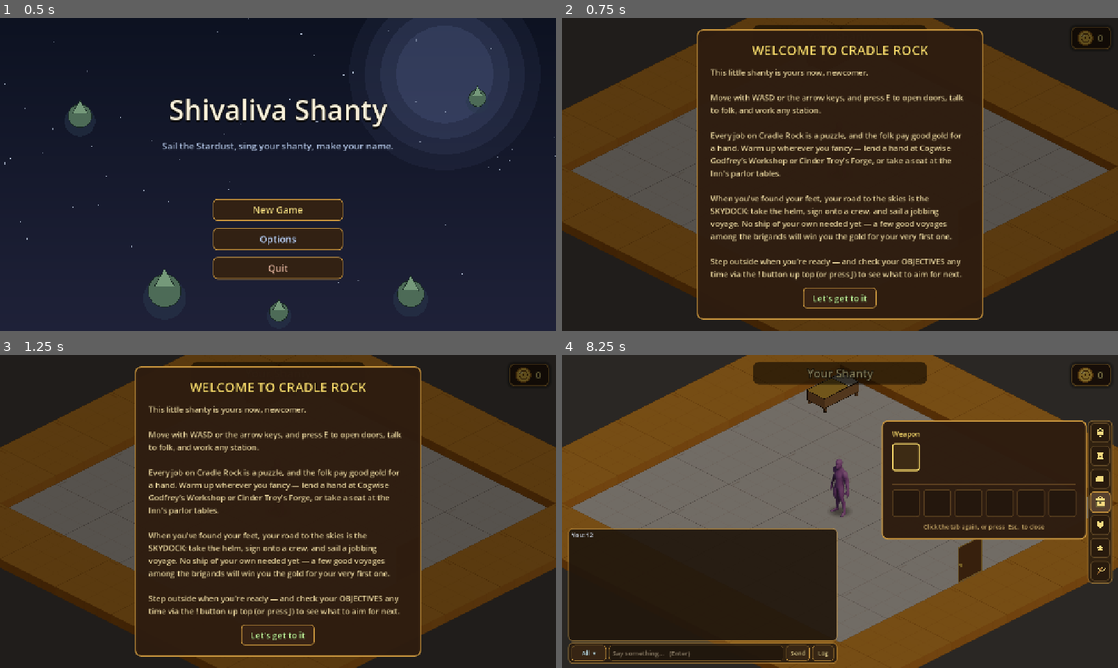
Above: before the commit, frames 1-4 (two rows, left to right).
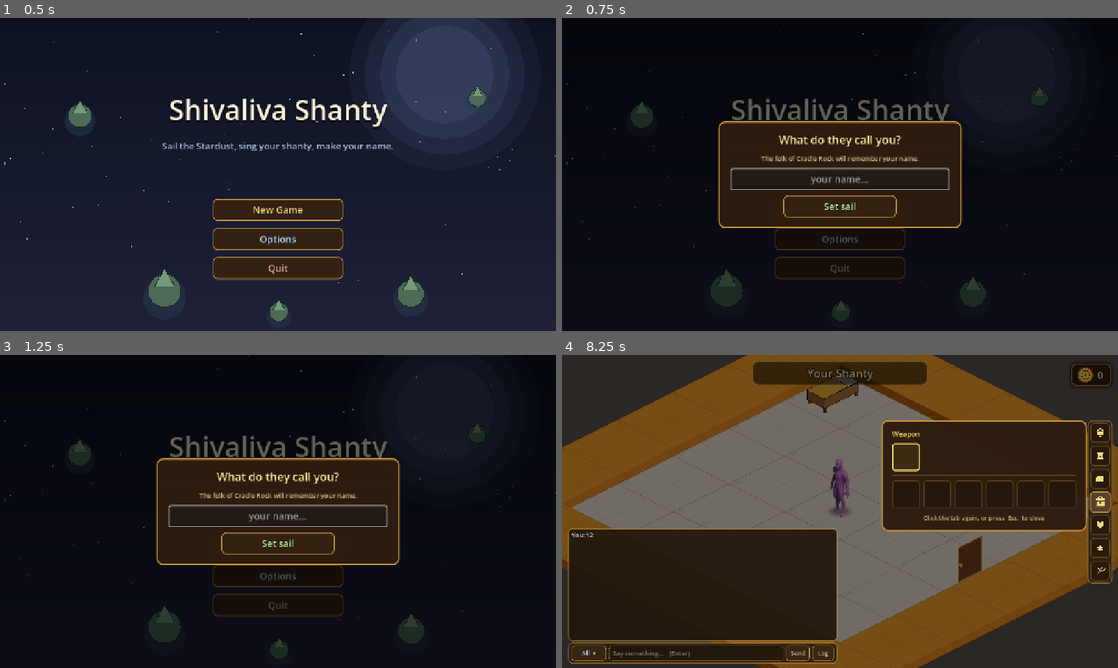
Above: after the commit, the same moments.

Repository: TairoyZone/shivaliva-shanty
Game: Godot game, scene res://main.tscn
Same seed, same stepped clock (60 frames per second), same inputs: the game is played once before the commit and once after it.
Inputs (mouse positions are in pixels of both pictures, inside the frame that each line leads up to):
- Up to frame 1 (0.5 s): no input
- Up to frame 2 (0.75 s): click "New Game" at 0.5 s
- Up to frame 3 (1.25 s): no input
- Up to frame 4 (8.25 s): click (840, 542) at 1.25 s, where only the run after the commit has a clickable "Set sail"; click "Let's get to it" at 2 s; click (695, 652) at 2.77 s; type "12" at 2.85 s; click "All ▾" at 3.5 s; click "Send" at 4.25 s; click "Log" at 5 s; click "0" at 5.75 s; click (1101, 455) at 6.52 s; click (1101, 480) at 7.27 s; click (1101, 502) at 8.02 s

Frame 1 is identical in both runs. In frame 2, 74% of the frame differs, in the area x 0-100%, y 0-100%; in frame 3, 74%; in frame 4, 2.4%.

Commit message:
feat(identity): name yourself at New Game; the cast knows + remembers it
Troy 2026-06-10: "I should be able to type out my name when I create a new game,
so my name shall be remembered." This is also the PERMANENT name memory that the
raw last-16-turns chat history can't guarantee.

- New Game now pops a "What do they call you?" prompt (title-screen modal,
  mirrors the overwrite-confirm pattern; Enter or "Set sail" submits; empty
  defaults to "Traveller").
- PlayerState.player_name (persisted, save/load/clear) + set_player_name()
  (trim, cap 20).
- NpcBrain.compose_system folds the name in ("the traveller is named X — use it
  naturally") so the whole cast addresses + remembers it, private + room chat.

Also in this pass:
- Cleared two warnings: player_state shadowed the built-in log() (var ->
  entries); npc_brain cold_offense_line() was static-called-on-instance (made
  it an instance method).
- Weapon slot is now ICON-ONLY: dropped the redundant checkmark + name label
  (with the single equip slot the check says nothing and the name dupes the
  icon + "Weapon" header; hover tooltip still names it). Troy's call.

Co-Authored-By: Claude Opus 4.8 (1M context) <noreply@anthropic.com>

Diff:
--- a/autoloads/npc_brain.gd
+++ b/autoloads/npc_brain.gd
@@ -273,6 +273,9 @@
 	if not here.is_empty():
 		parts.append(here)   # environment awareness: the ACTUAL room they're standing in right now
 	parts.append(GameClock.prompt_line())   # TIME OF DAY so greetings match the hour (not always "evening")
+	if not PlayerState.player_name.is_empty():
+		# The player named themselves at New Game — the cast knows + remembers it (permanent, never trims out).
+		parts.append("The traveller before you is named %s — you know them by that name; use it naturally when it fits (don't overuse it)." % PlayerState.player_name)
 	parts.append(ISLAND_GAZETTEER)   # world-map grounding so directions/whereabouts are real, not invented
 	var pronoun_roster : String = _cast_pronouns_block()
 	if not pronoun_roster.is_empty():
@@ -358,7 +361,7 @@
 const COLD_OFFENSE_LINES : Array[String] = [
 	"Watch your mouth.", "We're done talking.", "Mind yourself.", "I've nothing to say to that.", "That's enough."]
 
-static func cold_offense_line() -> String:
+func cold_offense_line() -> String:   # instance method (called on the NpcBrain autoload from both paths)
 	return COLD_OFFENSE_LINES[randi() % COLD_OFFENSE_LINES.size()]
 
 ## How long after a duel the NPC treats the result as "just now" in chat (the post-fight beat). Past this, the
--- a/autoloads/player_state.gd
+++ b/autoloads/player_state.gd
@@ -209,6 +209,10 @@
 ## it so greetings match the hour. A plain persisted field (no setter — GameClock writes it every frame; the
 ## normal save cycle + quit persist it). Fresh game starts at 08:00. See game_clock.gd.
 var game_minutes : float = 480.0
+## The player's chosen name (typed at New Game) — the cast addresses + permanently REMEMBERS it (this is the
+## name that doesn't fade from chat history). "" = unnamed (chat falls back to "traveller"). Persisted; set via
+## [method set_player_name]. See [NpcBrain.compose_system]. (Troy 2026-06-10.)
+var player_name : String = ""
 
 ## Persistent per-ship CONDITION, keyed by ship id → {"open_holes": int}. The ACTIVE ship's holes
 ## drive the Loft's Stardust rise (more holes ⇒ floods faster) + the sink; the Patchworks seals them.
@@ -1409,8 +1413,8 @@
 ## Empty for an NPC you've never chatted with. See [NpcBrain.enter_chat].
 func npc_chat_history(npc_name: String) -> Array:
 
-	var log : Array = npc_chat_log.get(npc_name, [])
-	return log.duplicate(true)
+	var entries : Array = npc_chat_log.get(npc_name, [])
+	return entries.duplicate(true)
 
 
 ## Persist the chat history with [param npc_name] (bounded to the last NPC_CHAT_LOG_CAP turns). Called by
@@ -1423,6 +1427,13 @@
 	if trimmed.size() > NPC_CHAT_LOG_CAP:
 		trimmed = trimmed.slice(trimmed.size() - NPC_CHAT_LOG_CAP)
 	npc_chat_log[npc_name] = trimmed.duplicate(true)
+	_save()
+
+
+## Set + persist the player's name (typed at New Game). Trimmed + capped at 20 chars.
+func set_player_name(new_name: String) -> void:
+
+	player_name = new_name.strip_edges().left(20)
 	_save()
 
 
@@ -1950,6 +1961,7 @@
 	ship_custom_names = {}
 	active_ship = ""
 	game_minutes = 480.0   # a fresh game wakes at 08:00
+	player_name = ""       # named at the New Game prompt
 	owned_weapons = ["brawl"]
 	equipped_weapon = "brawl"
 	npc_affinity = {}
@@ -2001,6 +2013,7 @@
 	config.set_value(SAVE_SECTION, "ship_custom_names", ship_custom_names)
 	config.set_value(SAVE_SECTION, "active_ship", active_ship)
 	config.set_value(SAVE_SECTION, "game_minutes", game_minutes)
+	config.set_value(SAVE_SECTION, "player_name", player_name)
 	config.set_value(SAVE_SECTION, "owned_weapons", owned_weapons)
 	config.set_value(SAVE_SECTION, "equipped_weapon", equipped_weapon)
 	config.set_value(SAVE_SECTION, "npc_affinity", npc_affinity)
@@ -2044,6 +2057,7 @@
 	ship_custom_names = config.get_value(SAVE_SECTION, "ship_custom_names", {})
 	active_ship = String(config.get_value(SAVE_SECTION, "active_ship", ""))
 	game_minutes = float(config.get_value(SAVE_SECTION, "game_minutes", 480.0))
+	player_name = String(config.get_value(SAVE_SECTION, "player_name", ""))
 	owned_weapons = config.get_value(SAVE_SECTION, "owned_weapons", ["brawl"])
 	equipped_weapon = String(config.get_value(SAVE_SECTION, "equipped_weapon", "brawl"))
 	npc_affinity = config.get_value(SAVE_SECTION, "npc_affinity", {})
--- a/interface/inventory_panel/inventory_panel.gd
+++ b/interface/inventory_panel/inventory_panel.gd
@@ -927,15 +927,9 @@
 		icon.mouse_filter = Control.MOUSE_FILTER_IGNORE
 		panel.add_child(icon)
 	cell.add_child(panel)
-	var name_l : Label = Label.new()
-	name_l.text = "" if is_default else (("✓ %s" % SkirmishWeapon.display_name(weapon_id)) if equipped \
-		else SkirmishWeapon.display_name(weapon_id))
-	name_l.add_theme_font_size_override("font_size", 12)
-	name_l.add_theme_color_override("font_color",
-		COLOR_TITLE if equipped else Color(0.80, 0.72, 0.56, 1.0))
-	name_l.horizontal_alignment = HORIZONTAL_ALIGNMENT_CENTER
-	name_l.custom_minimum_size = Vector2(SLOT_SIZE, 0.0)
-	cell.add_child(name_l)
+	# No ✓ and no name label: it's the ONE equipped slot now, so the checkmark says nothing and the name just
+	# duplicates the icon + the "Weapon" header. Icon + hover tooltip carry it (Troy 2026-06-10). Matches the
+	# icon-only backpack cells.
 	return cell
 
 
--- a/main.gd
+++ b/main.gd
@@ -11,8 +11,10 @@
 @onready var _title : Label = $Title
 @onready var _subtitle : Label = $Subtitle
 
-## The overwrite-confirm overlay while it's up (guards against stacking).
+## The overwrite-confirm / name-prompt overlay while it's up (guards against stacking).
 var _confirm : CanvasLayer = null
+## The New Game name field (lives inside the name-prompt overlay).
+var _name_edit : LineEdit = null
 
 
 func _ready() -> void:
@@ -107,7 +109,90 @@
 
 func _start_new_game() -> void:
 
+	# Name yourself first — the cast remembers it for the whole game (Troy 2026-06-10).
+	_close_confirm()           # drop the overwrite confirm if that's the path here
+	_show_name_prompt()
+
+
+# Pop the "what do they call you?" field, then begin the named game.
+func _show_name_prompt() -> void:
+
+	if is_instance_valid(_confirm):
+		return
+	var layer : CanvasLayer = CanvasLayer.new()
+	layer.layer = 40
+	var dim : ColorRect = ColorRect.new()
+	dim.color = Color(0, 0, 0, 0.6)
+	dim.set_anchors_preset(Control.PRESET_FULL_RECT)
+	dim.mouse_filter = Control.MOUSE_FILTER_STOP
+	layer.add_child(dim)
+	var panel : PanelContainer = PanelContainer.new()
+	panel.add_theme_stylebox_override("panel", _panel_style())
+	panel.anchor_left = 0.5
+	panel.anchor_top = 0.5
+	panel.anchor_right = 0.5
+	panel.anchor_bottom = 0.5
+	panel.offset_left = -280.0
+	panel.offset_top = -120.0
+	panel.offset_right = 280.0
+	panel.offset_bottom = 120.0
+	panel.grow_horizontal = Control.GROW_DIRECTION_BOTH
+	panel.grow_vertical = Control.GROW_DIRECTION_BOTH
+	layer.add_child(panel)
+	var vbox : VBoxContainer = VBoxContainer.new()
+	vbox.add_theme_constant_override("separation", 14)
+	panel.add_child(vbox)
+	var msg : Label = Label.new()
+	msg.text = "What do they call you?"
+	msg.add_theme_font_size_override("font_size", 26)
+	msg.add_theme_color_override("font_color", Color(0.98, 0.90, 0.6, 1.0))
+	msg.add_theme_color_override("font_outline_color", Color(0, 0, 0, 0.9))
+	msg.add_theme_constant_override("outline_size", 3)
+	msg.horizontal_alignment = HORIZONTAL_ALIGNMENT_CENTER
+	vbox.add_child(msg)
+	var sub : Label = Label.new()
+	sub.text = "The folk of Cradle Rock will remember your name."
+	sub.add_theme_font_size_override("font_size", 15)
+	sub.add_theme_color_override("font_color", Color(0.82, 0.74, 0.56, 1.0))
+	sub.horizontal_alignment = HORIZONTAL_ALIGNMENT_CENTER
+	sub.autowrap_mode = TextServer.AUTOWRAP_WORD
+	vbox.add_child(sub)
+	var edit : LineEdit = LineEdit.new()
+	edit.placeholder_text = "your name…"
+	edit.max_length = 20
+	edit.alignment = HORIZONTAL_ALIGNMENT_CENTER
+	edit.add_theme_font_size_override("font_size", 22)
+	edit.custom_minimum_size = Vector2(0, 46)
+	edit.text_submitted.connect(func(_t: String) -> void: _begin_from_edit())   # Enter submits
+	vbox.add_child(edit)
+	_name_edit = edit
+	var row : HBoxContainer = HBoxContainer.new()
+	row.alignment = BoxContainer.ALIGNMENT_CENTER
+	vbox.add_child(row)
+	var go : Button = _make_button("Set sail", Color(0.80, 1.0, 0.66, 1.0))
+	go.pressed.connect(_begin_from_edit)
+	row.add_child(go)
+	_confirm = layer
+	add_child(layer)
+	edit.grab_focus()
+
+
+func _begin_from_edit() -> void:
+
+	var entered : String = ""
+	if is_instance_valid(_name_edit):
+		entered = _name_edit.text.strip_edges()
+	if entered.is_empty():
+		entered = "Traveller"   # a sensible default for a no-name start
+	_begin_named_game(entered)
+
+
+func _begin_named_game(chosen_name: String) -> void:
+
+	_close_confirm()
+	_name_edit = null
 	PlayerState.clear_save()
+	PlayerState.set_player_name(chosen_name)   # persisted — the cast remembers it all game
 	get_tree().change_scene_to_file(FIRST_SCENE)
 
 
